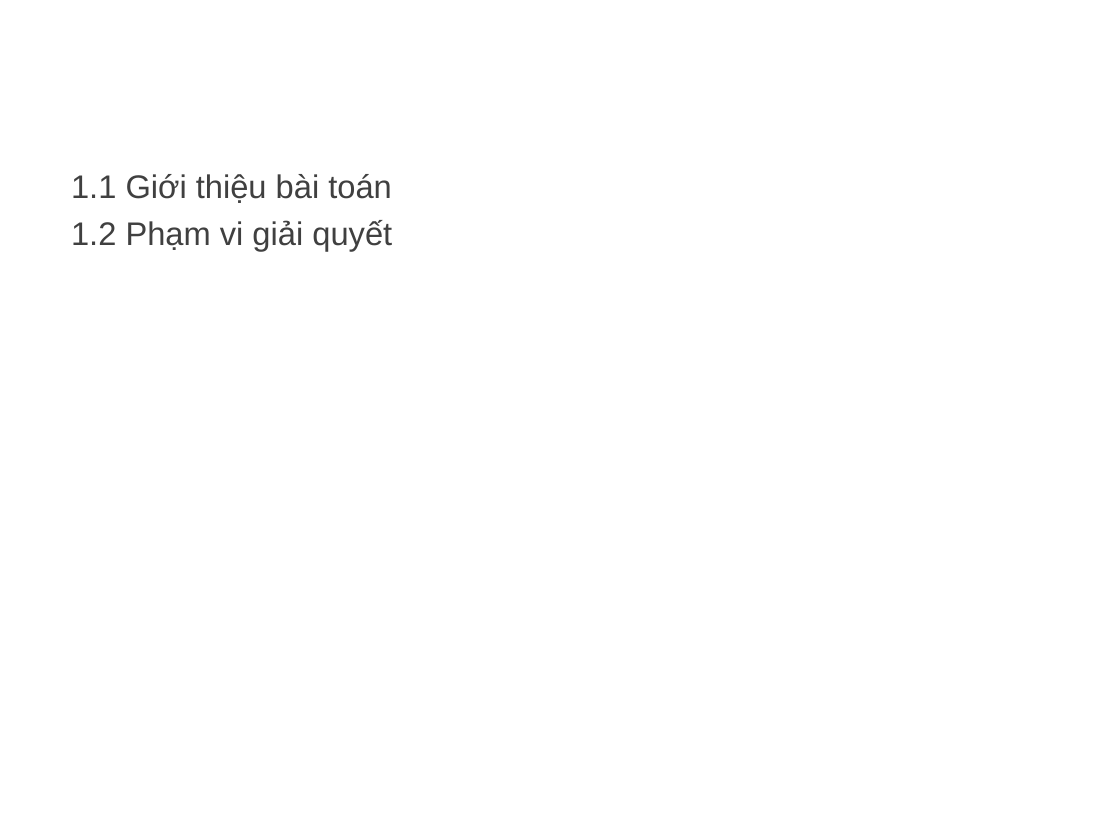
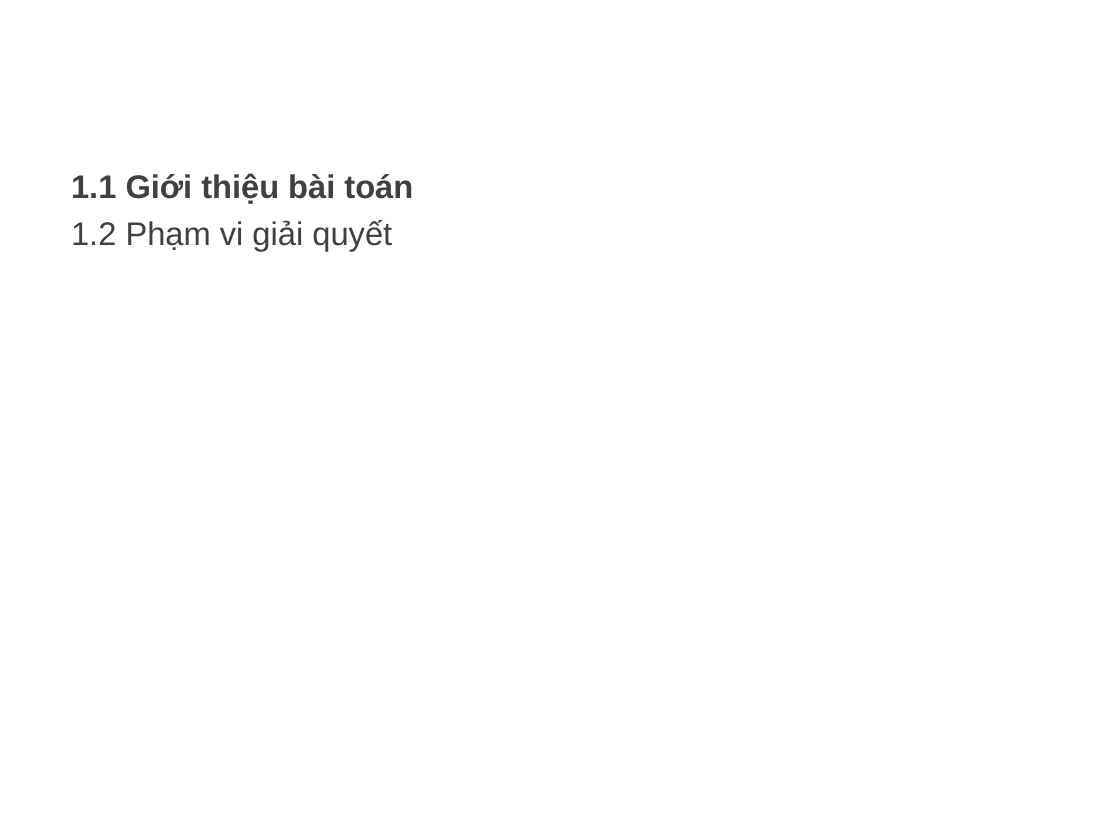
Before and after one commit to SpQuyt/GMDB_ISAD_20182, a slide deck: slide 3 of Slide - PTTKHT - Nhóm 12.pptx. Drawn at 1120x840 pixels with LibreOffice and Linux fonts; fonts in the diff are those of the drawing; background and template pictures are left out. Boxes give left, top, right and bottom in pixels: in the first picture for what was removed or moved away, otherwise in the second. Text is boxed around its words. In the diff, an @@ line names an element or a change of style, - is before the commit and + after.

```diff
--- a/Slide - PTTKHT - Nhóm 12.pptx
+++ b/Slide - PTTKHT - Nhóm 12.pptx
@@ text at box(71, 173, 413, 204): bold on in "1.1 Giới thiệu bài toán" @@
```
Also in this commit, not shown: 2 other slides changed, 1 slide added, 1 slide removed.
